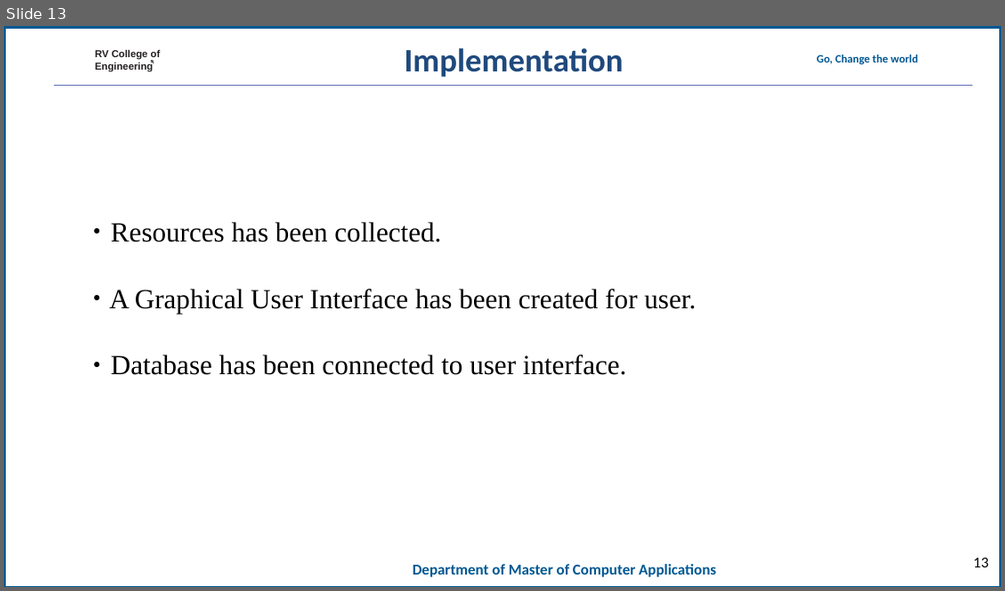
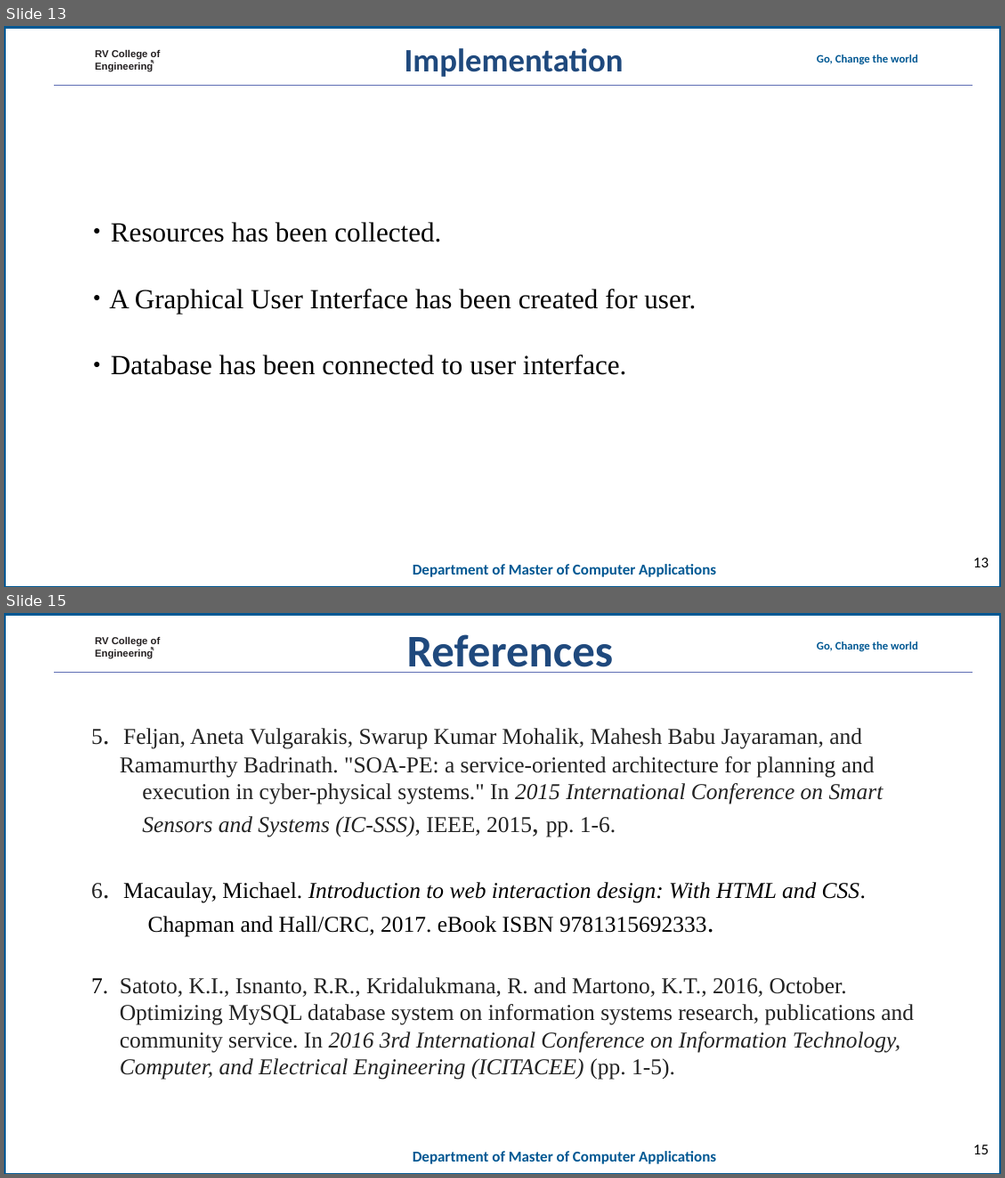
Before and after one commit to mohanrockz/Minor-Project, a slide deck: 20mca36-Minor Project_Phase 2_template11.ppt. Shown one above the other, each under a label of ours: slide 13 before the commit, slides 13 and 15 after it; the slides between them are not shown. The pictures are 1005x591 and 1005x1178 pixels, drawn with LibreOffice and Linux fonts; fonts in the diff are those of the drawing; background and template pictures are left out. Boxes give left, top, right and bottom in pixels: in the first picture for what was removed or moved away, otherwise in the second. Text is boxed around its words. In the diff, an @@ line names an element or a change of style, - is before the commit and + after.

Commit message:
11 references added

```diff
--- a/20mca36-Minor Project_Phase 2_template11.ppt
+++ b/20mca36-Minor Project_Phase 2_template11.ppt
@@ slide 15 added at [4, 613, 1001, 1174], background #FFFFFF; not listed: 7 template elements that a slide beside it also shows @@
@@ text added at [407, 634, 614, 673], 72 pt, text #1F497D, bold @@
+References
@@ text added at [91, 728, 914, 1079], 36 pt, text #222222 @@
+5. Feljan, Aneta Vulgarakis, Swarup Kumar Mohalik, Mahesh Babu Jayaraman, and Ramamurthy Badrinath. "SOA-PE: a service-oriented architecture for planning and execution in cyber-physical systems." In 2015 International Conference on Smart Sensors and Systems (IC-SSS), IEEE, 2015, pp. 1-6.
+6. Macaulay, Michael. Introduction to web interaction design: With HTML and CSS. Chapman and Hall/CRC, 2017. eBook ISBN 9781315692333.
+7. Satoto, K.I., Isnanto, R.R., Kridalukmana, R. and Martono, K.T., 2016, October. Optimizing MySQL database system on information systems research, publications and community service. In 2016 3rd International Conference on Information Technology, Computer, and Electrical Engineering (ICITACEE) (pp. 1-5).
@@ page number added at [973, 1144, 988, 1154], 24 pt, text #000000 @@
+15
```
Also in this commit, not shown: 1 slide changed, 1 other slide added, 1 slide removed.
